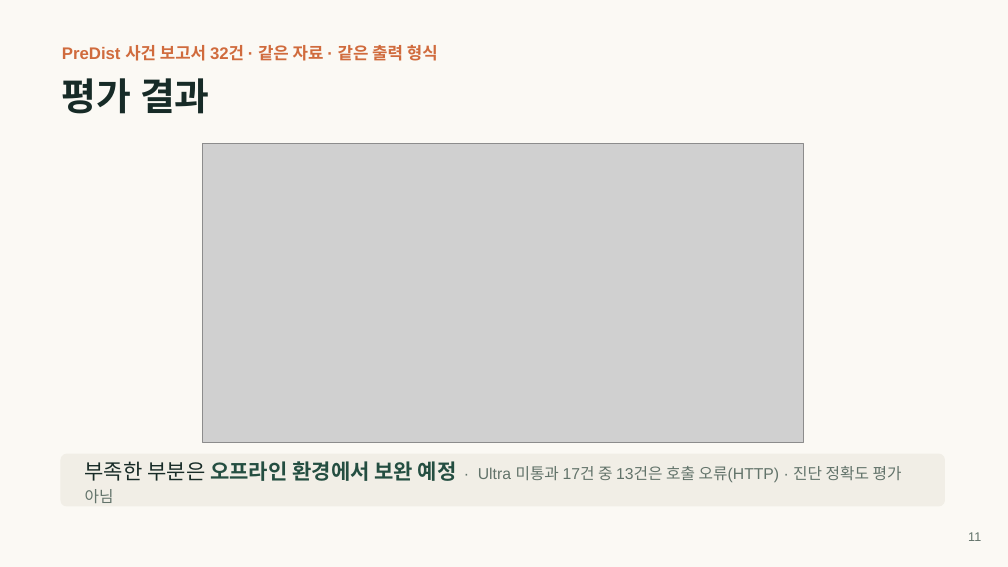
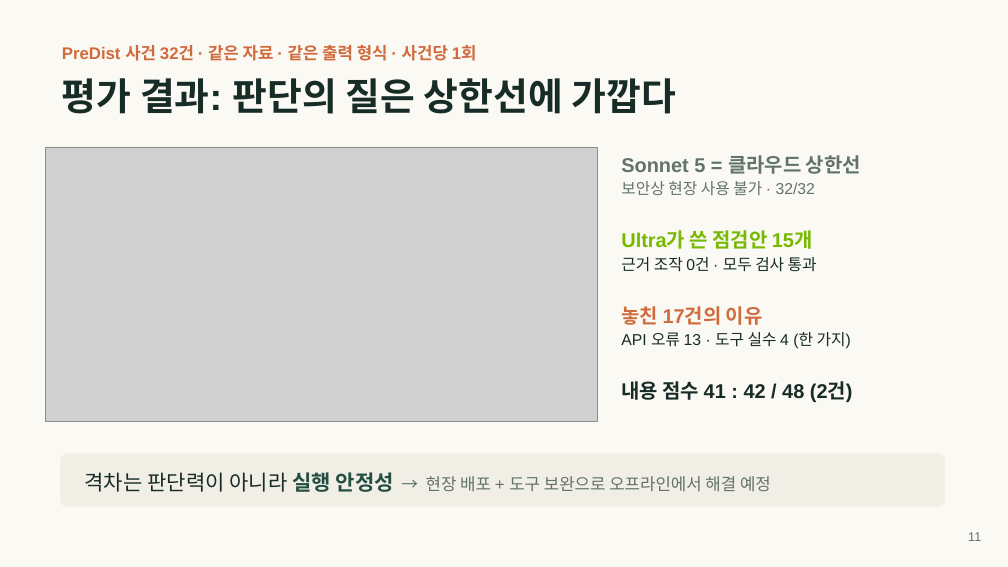
Before and after one commit to juyoungml/nvidia-hackathon, a slide deck: slide 11 of submission/slides/Plant_Reliability_Agent_submission.pptx. Drawn at 1008x567 pixels with LibreOffice and Linux fonts; fonts in the diff are those of the drawing; grey boxes stand for pictures. Boxes give left, top, right and bottom in pixels: in the first picture for what was removed or moved away, otherwise in the second. Text is boxed around its words. In the diff, an @@ line names an element or a change of style, - is before the commit and + after.

```diff
--- a/submission/slides/Plant_Reliability_Agent_submission.pptx
+++ b/submission/slides/Plant_Reliability_Agent_submission.pptx
@@ text at (x1=62, y1=45, x2=477, y2=61): text changed @@
-PreDist 사건 보고서 32건 · 같은 자료 · 같은 출력 형식
+PreDist 사건 32건 · 같은 자료 · 같은 출력 형식 · 사건당 1회
@@ text at (x1=62, y1=78, x2=675, y2=114): text changed @@
-평가 결과
+평가 결과: 판단의 질은 상한선에 가깝다
@@ picture resized from (x1=203, y1=144, x2=803, y2=442) to (x1=45, y1=147, x2=597, y2=422) @@
@@ text added at (x1=621, y1=155, x2=861, y2=402), 19 pt, text #172B27, bold @@
+Sonnet 5 = 클라우드 상한선
+보안상 현장 사용 불가 · 32/32
+Ultra가 쓴 점검안 15개
+근거 조작 0건 · 모두 검사 통과
+놓친 17건의 이유
+API 오류 13 · 도구 실수 4 (한 가지)
+내용 점수 41 : 42 / 48 (2건)
@@ text at (x1=85, y1=472, x2=771, y2=492): text changed; size 15 to 16 pt @@
-부족한 부분은 오프라인 환경에서 보완 예정 · Ultra 미통과 17건 중 13건은 호출 오류(HTTP) · 진단 정확도 평가 아님
+격차는 판단력이 아니라 실행 안정성 → 현장 배포 + 도구 보완으로 오프라인에서 해결 예정
```
Also in this commit, not shown: 9 other files.
